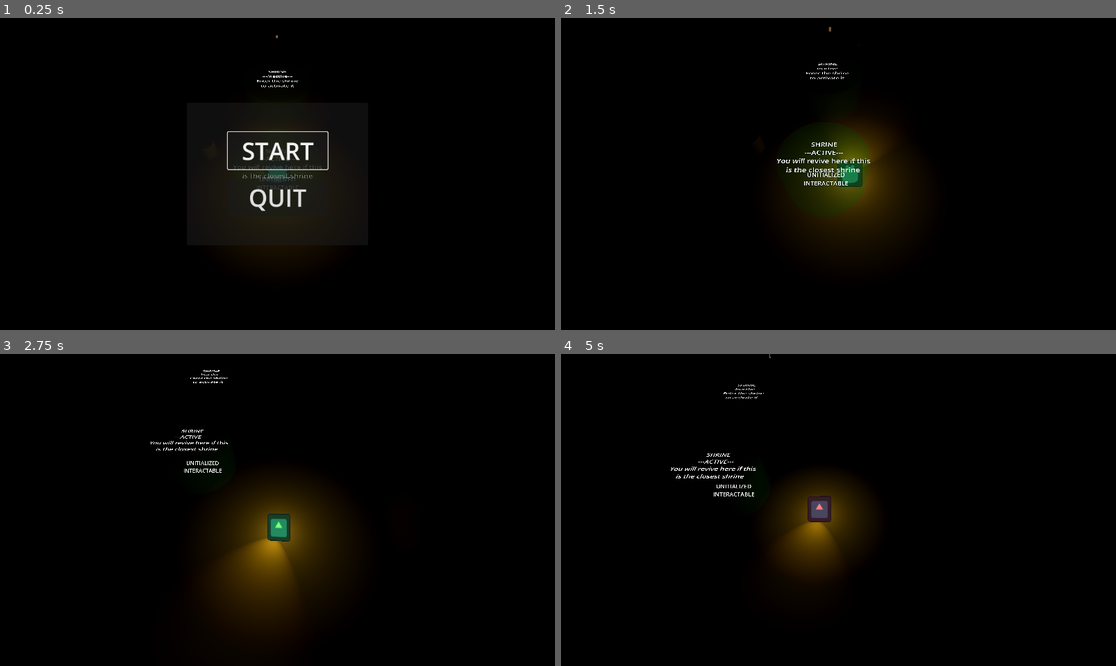
Above: before the commit, frames 1-4 (two rows, left to right).
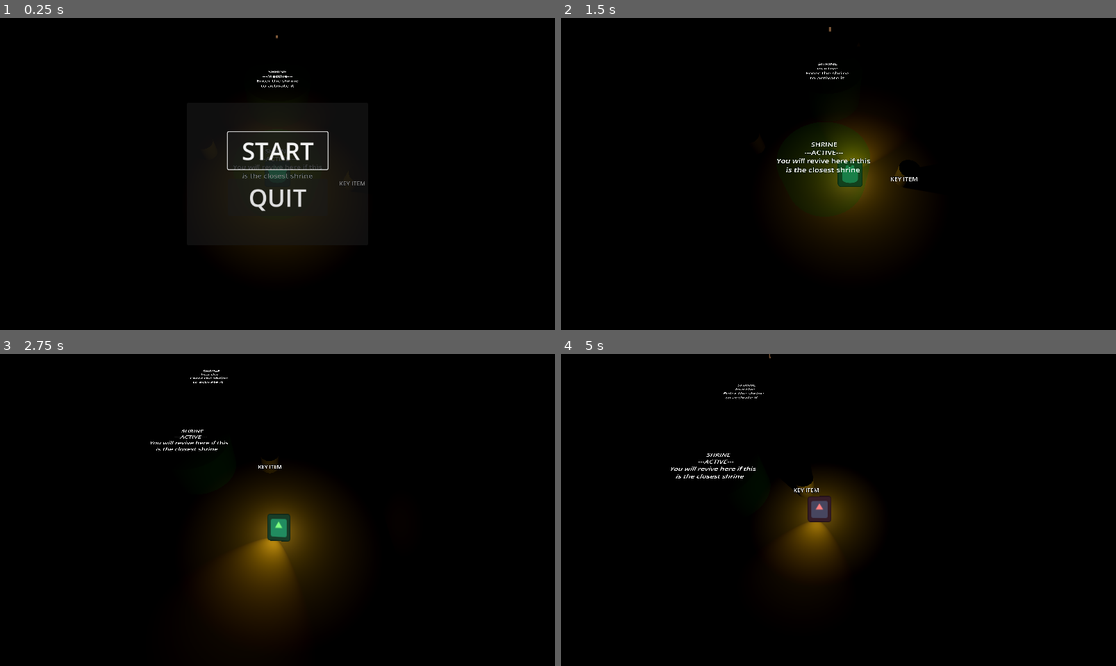
Above: after the commit, the same moments.

Repository: Rusty-Rat-Studios/dead-living-and-dying
Game: Godot game, scene res://game.tscn
The game is run twice, just before and just after one commit, with the same random seed, the same clock (stepped at 60 frames per second) and the same inputs. The engine's default icon, where the game draws it, is replaced by a stand-in: a white triangle on a blue panel in a dark square.
Inputs (mouse positions are in pixels of both pictures, inside the frame that each line leads up to):
- Up to frame 1 (0.25 s): no input
- Up to frame 2 (1.5 s): click "START" at 0.5 s; tap Enter at 1.25 s; move the mouse to (960, 158) at 1.27 s; hold Right (ui_right) from 1.28 s (still down); tap E (interact) at 1.35 s
- Up to frame 3 (2.75 s): tap Keypad Enter (ui_accept) at 1.52, 2.27 s; move the mouse to (166, 525) at 2.02 s; release Right (ui_right) at 2.03 s; hold Down (ui_down) from 2.03 s (still down); click (166, 525) at 2.1 s
- Up to frame 4 (5 s): move the mouse to (894, 441) at 2.77 s; release Down (ui_down) at 2.78 s; hold Right (ui_right) 2.78-3.53 s; tap Tab at 2.85 s; move the mouse to (810, 572) at 3.52 s; hold Up (ui_up) 3.53-4.28 s; tap E (interact) at 3.6 s; tap Keypad Enter (ui_accept) at 3.77, 4.52 s; move the mouse to (1005, 556) at 4.27 s; press the mouse at (1005, 556) at 4.28 s; hold Left (ui_left) from 4.28 s (still down)

The runs differ from the first frame. In frame 1, less than 0.1% of the frame differs, in the area x 46-66%, y 51-56%; in frame 2, 0.3%, in the area x 43-65%, y 46-55%; in frame 3, 0.1%; in frame 4, 0.2%.

Commit message:
Add key item to world and drop/reset functionality

Diff:
--- a/game.gd
+++ b/game.gd
@@ -1,5 +1,7 @@
 class_name Game
 extends Node3D
+
+@export var key_item_starting_position: Vector3
 
 # state machine node-based design partially sourced from:
 # "Starter state machines in Godot 4" by "The Shaggy Dev"
--- a/game.tscn
+++ b/game.tscn
@@ -85,6 +85,7 @@
 transform = Transform3D(1, 0, 0, 0, 1, 0, 0, 0, 1, -2, 1.5, -9.85)
 
 [node name="KeyItem" parent="WorldGrid/RoomBottom" instance=ExtResource("12_tee81")]
+transform = Transform3D(1, 0, 0, 0, 1, 0, 0, 0, 1, 4, 0, 0)
 
 [node name="RoomCenter" type="Node3D" parent="WorldGrid"]
 transform = Transform3D(1, 0, 0, 0, 1, 0, 0, 0, 1, 0, 0, -20)
--- /dev/null
+++ b/items/key_item/key_item_inventory.gd
@@ -0,0 +1,20 @@
+class_name KeyItemInventory
+extends ItemInventory
+
+# TODO: update and apply to relevant value
+# could be ghost aggression
+# could be player light range
+const DEBUFF_MODIFIER: float = 0.25
+
+
+# Called when the node enters the scene tree for the first time.
+func _ready() -> void:
+	world_resource = preload("res://items/key_item/key_item_world.tscn")
+
+
+func drop() -> void:
+	# KeyItemWorld sets its starting position from the value saved in game.gd
+	# when _ready is called -> i.e. after .instantiate()
+	var world_item: ItemWorld = world_resource.instantiate()
+	get_node("/root/Game").add_child(world_item)
+	queue_free()
--- a/items/key_item/key_item_inventory.tscn
+++ b/items/key_item/key_item_inventory.tscn
@@ -1,5 +1,7 @@
-[gd_scene load_steps=2 format=3 uid="uid://cheip1i5rwy8k"]
+[gd_scene load_steps=3 format=3 uid="uid://cheip1i5rwy8k"]
 
 [ext_resource type="PackedScene" uid="uid://emms6seth0ys" path="res://items/item_inventory.tscn" id="1_px8ys"]
+[ext_resource type="Script" path="res://items/key_item/key_item_inventory.gd" id="2_0ygti"]
 
 [node name="KeyItemInventory" instance=ExtResource("1_px8ys")]
+script = ExtResource("2_0ygti")
--- a/items/key_item/key_item_world.gd
+++ b/items/key_item/key_item_world.gd
@@ -6,11 +6,15 @@
 # could be player light range
 const DEBUFF_MODIFIER: float = 0.25
 
-# save starting room for item reset because the player
-# reparents the key item to its inventory when picked up
-# TODO: Later move the following code from base Item class
-# to here -> only required for key item
-#@onready var starting_room: Room = get_parent()
+
+func _ready() -> void:
+	# initialize game.gd value to track key starting position when it is
+	# re-created when dropped by the player
+	if get_node("/root/Game").key_item_starting_position == Vector3.ZERO:
+		get_node("/root/Game").key_item_starting_position = starting_position
+	else:
+		starting_position = get_node("/root/Game").key_item_starting_position
+	super()
 
 
 func _process(_delta: float) -> void:
@@ -23,13 +27,9 @@
 func reset() -> void:
 	super()
 	$Interactable.display_message("KEY ITEM")
-	# TODO: Later move the following code from base Item class
-	# to here -> only required for key item
-	#if get_parent() != starting_room:
-	#	reparent(starting_room)
 
 
-func drop() -> void:
-	# TODO: replace with enabling _process to "creep"
-	# the key item back towards its starting location
-	reset()
+func _on_body_exited(_body: Node3D) -> void:
+	# override function to display "key item" message again instead of hiding message
+	$Interactable.display_message("KEY ITEM")
+	$Interactable.enabled = false
--- a/items/key_item/key_item_world.tscn
+++ b/items/key_item/key_item_world.tscn
@@ -1,7 +1,14 @@
-[gd_scene load_steps=3 format=3 uid="uid://bwfkis8dga70e"]
+[gd_scene load_steps=5 format=3 uid="uid://bwfkis8dga70e"]
 
 [ext_resource type="PackedScene" uid="uid://bslonn3bn1m6s" path="res://items/item_world.tscn" id="1_sw4je"]
-[ext_resource type="Script" path="res://items/key_item/key_item.gd" id="2_knh6c"]
+[ext_resource type="Script" path="res://items/key_item/key_item_world.gd" id="2_knh6c"]
+[ext_resource type="PackedScene" uid="uid://cheip1i5rwy8k" path="res://items/key_item/key_item_inventory.tscn" id="3_7wb5m"]
+
+[sub_resource type="CylinderMesh" id="CylinderMesh_3r3bo"]
 
 [node name="KeyItemWorld" instance=ExtResource("1_sw4je")]
 script = ExtResource("2_knh6c")
+inventory_resource = ExtResource("3_7wb5m")
+
+[node name="MeshInstance3D" type="MeshInstance3D" parent="." index="2"]
+mesh = SubResource("CylinderMesh_3r3bo")
--- a/player/state_machine/state_dead.gd
+++ b/player/state_machine/state_dead.gd
@@ -24,7 +24,7 @@
 	SignalBus.player_revived.connect(_on_player_revived)
 
 	# drop key item if player is carrying it
-	var key_item: Node3D = _parent.get_node_or_null("Inventory/KeyItem")
+	var key_item: KeyItemInventory = _parent.get_node_or_null("Inventory/KeyItemInventory")
 	if key_item:
 		key_item.drop()
 
